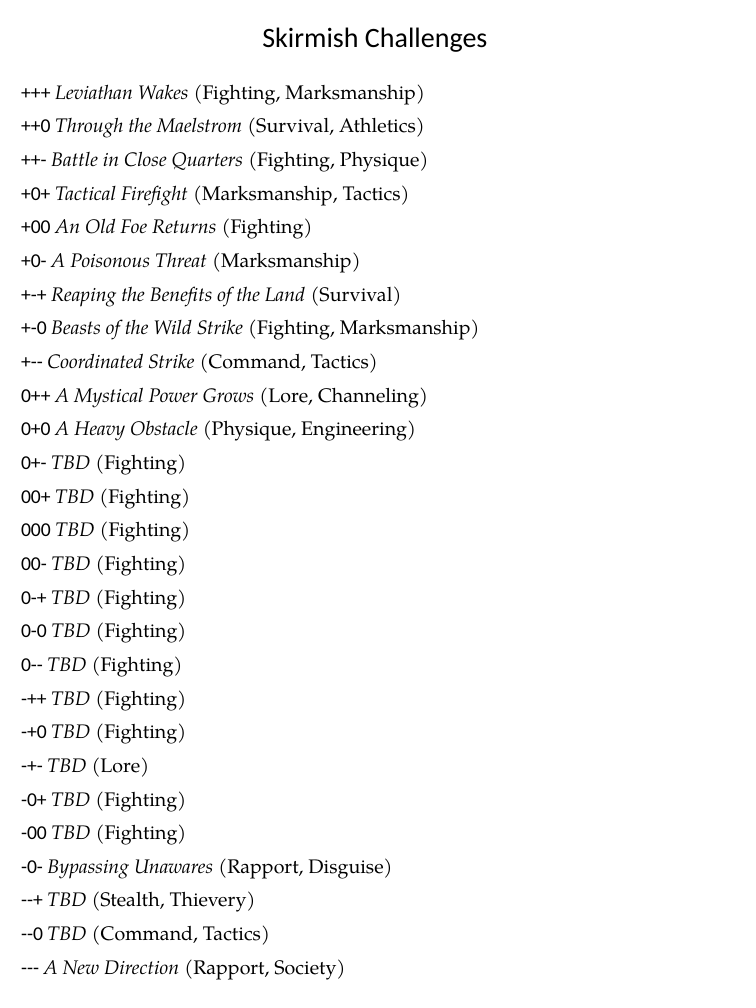
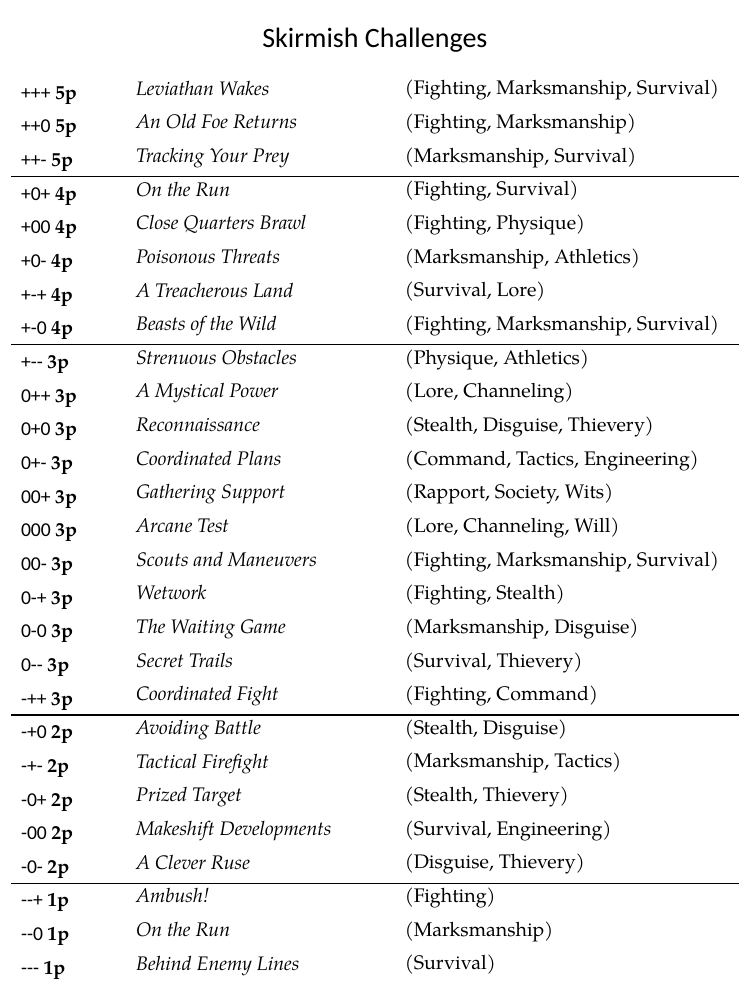
Before and after one commit to ziapeltagames/wrath-of-the-autarch, a slide deck: slide 15 of sheets/Core Sheets.pptx. Drawn at 756x1008 pixels with LibreOffice and Linux fonts; fonts in the diff are those of the drawing. Boxes give left, top, right and bottom in pixels: in the first picture for what was removed or moved away, otherwise in the second. Text is boxed around its words. In the diff, an @@ line names an element or a change of style, - is before the commit and + after.

```diff
--- a/sheets/Core Sheets.pptx
+++ b/sheets/Core Sheets.pptx
@@ table at (x1=11, y1=76, x2=740, y2=983) @@
-column 1: +++ Leviathan Wakes (Fighting, Marksmanship) | ++0 Through the Maelstrom (Survival, Athletics) | ++- Battle in Close Quarters (Fighting, Physique) | +0+ Tactical Firefight (Marksmanship, Tactics) | +00 An Old Foe Returns (Fighting) | +0- A Poisonous Threat (Marksmanship) | +-+ Reaping the Benefits of the Land (Survival) | +-0 Beasts of the Wild Strike (Fighting, Marksmanship) | +-- Coordinated Strike (Command, Tactics) | 0++ A Mystical Power Grows (Lore, Channeling) | 0+0 A Heavy Obstacle (Physique, Engineering) | 0+- TBD (Fighting) | 00+ TBD (Fighting) | 000 TBD (Fighting) | 00- TBD (Fighting) | 0-+ TBD (Fighting) | 0-0 TBD (Fighting) | 0-- TBD (Fighting) | -++ TBD (Fighting) | -+0 TBD (Fighting) | -+- TBD (Lore) | -0+ TBD (Fighting) | -00 TBD (Fighting) | -0- Bypassing Unawares (Rapport, Disguise) | --+ TBD (Stealth, Thievery) | --0 TBD (Command, Tactics) | --- A New Direction (Rapport, Society)
+column 1: +++ 5p | ++0 5p | ++- 5p | +0+ 4p | +00 4p | +0- 4p | +-+ 4p | +-0 4p | +-- 3p | 0++ 3p | 0+0 3p | 0+- 3p | 00+ 3p | 000 3p | 00- 3p | 0-+ 3p | 0-0 3p | 0-- 3p | -++ 3p | -+0 2p | -+- 2p | -0+ 2p | -00 2p | -0- 2p | --+ 1p | --0 1p | --- 1p
+column 2: Leviathan Wakes | An Old Foe Returns | Tracking Your Prey | On the Run | Close Quarters Brawl | Poisonous Threats | A Treacherous Land | Beasts of the Wild | Strenuous Obstacles | A Mystical Power | Reconnaissance | Coordinated Plans | Gathering Support | Arcane Test | Scouts and Maneuvers | Wetwork | The Waiting Game | Secret Trails | Coordinated Fight | Avoiding Battle | Tactical Firefight | Prized Target | Makeshift Developments | A Clever Ruse | Ambush! | On the Run | Behind Enemy Lines
+column 3: (Fighting, Marksmanship, Survival) | (Fighting, Marksmanship) | (Marksmanship, Survival) | (Fighting, Survival) | (Fighting, Physique) | (Marksmanship, Athletics) | (Survival, Lore) | (Fighting, Marksmanship, Survival) | (Physique, Athletics) | (Lore, Channeling) | (Stealth, Disguise, Thievery) | (Command, Tactics, Engineering) | (Rapport, Society, Wits) | (Lore, Channeling, Will) | (Fighting, Marksmanship, Survival) | (Fighting, Stealth) | (Marksmanship, Disguise) | (Survival, Thievery) | (Fighting, Command) | (Stealth, Disguise) | (Marksmanship, Tactics) | (Stealth, Thievery) | (Survival, Engineering) | (Disguise, Thievery) | (Fighting) | (Marksmanship) | (Survival)
```
Also in this commit, not shown: 4 other slides changed, 3 slides added, 13 other files.
